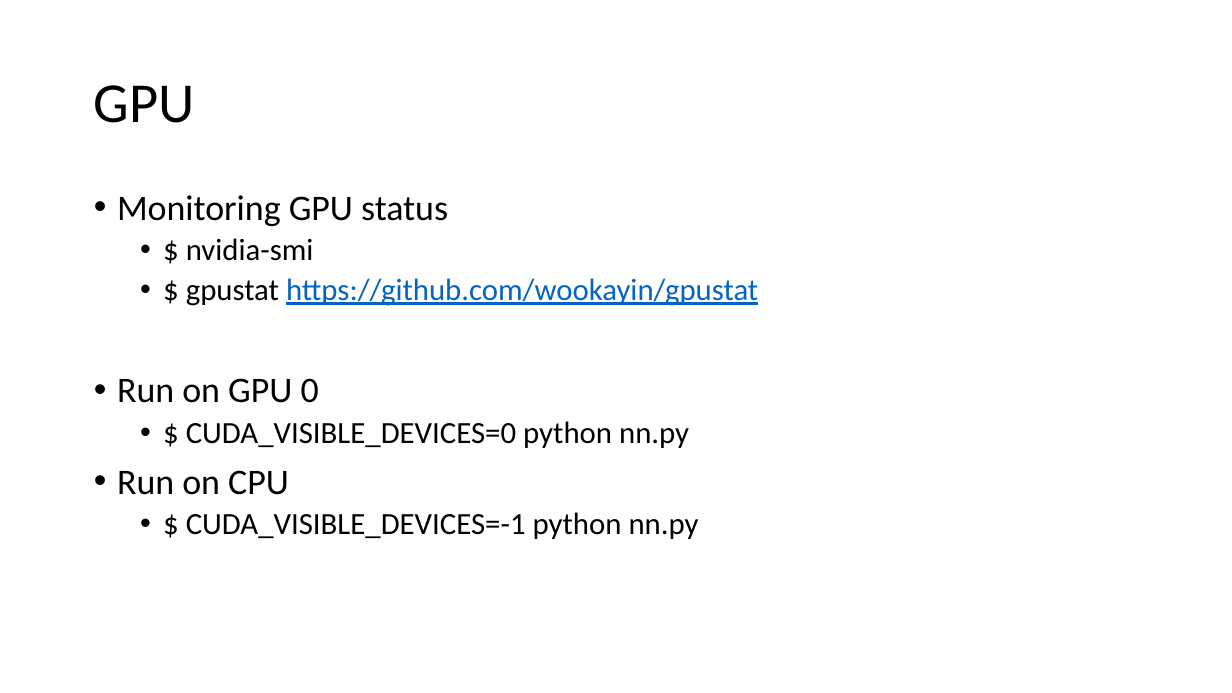
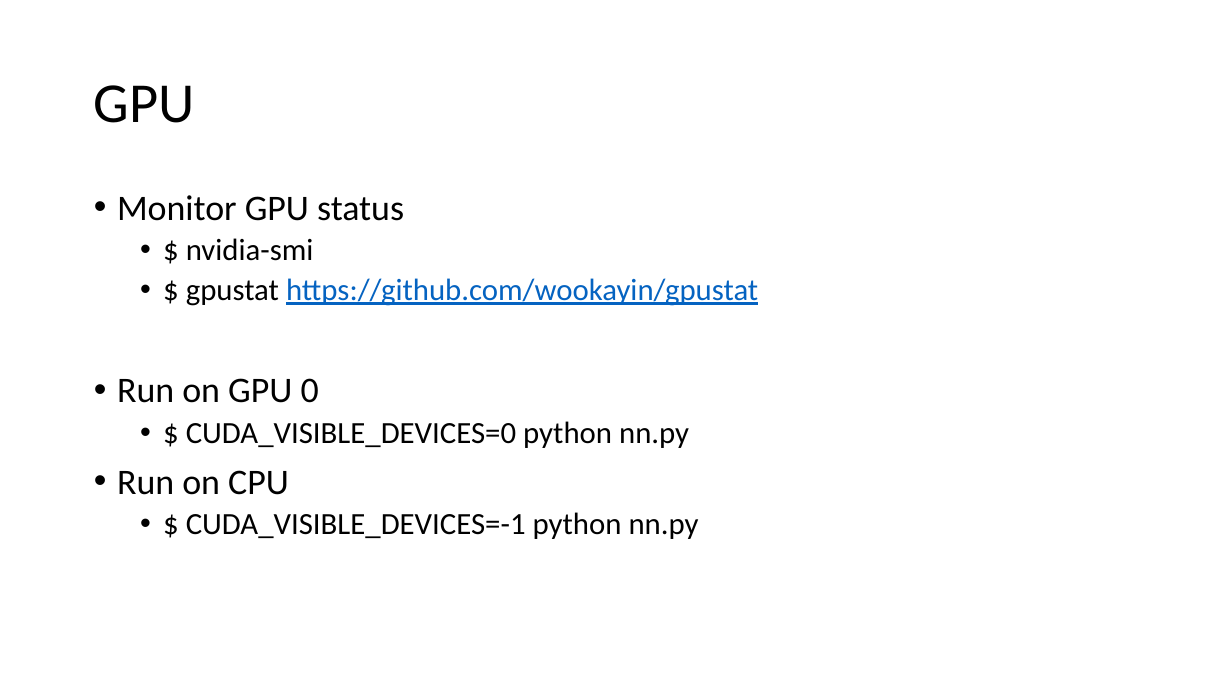
Before and after one commit to lululxvi/tutorials, a slide deck: slide 7 of 20211208_deep_learning_handson/deep_learning_handson.pptx. Drawn at 1232x693 pixels with LibreOffice and Linux fonts; fonts in the diff are those of the drawing. Boxes give left, top, right and bottom in pixels: in the first picture for what was removed or moved away, otherwise in the second. Text is boxed around its words. In the diff, an @@ line names an element or a change of style, - is before the commit and + after.

```diff
--- a/20211208_deep_learning_handson/deep_learning_handson.pptx
+++ b/20211208_deep_learning_handson/deep_learning_handson.pptx
@@ text at box(117, 195, 404, 221): text changed @@
-• Monitoring GPU status
+• Monitor GPU status
```
Also in this commit, not shown: 1 other slide changed, 3 other files.
